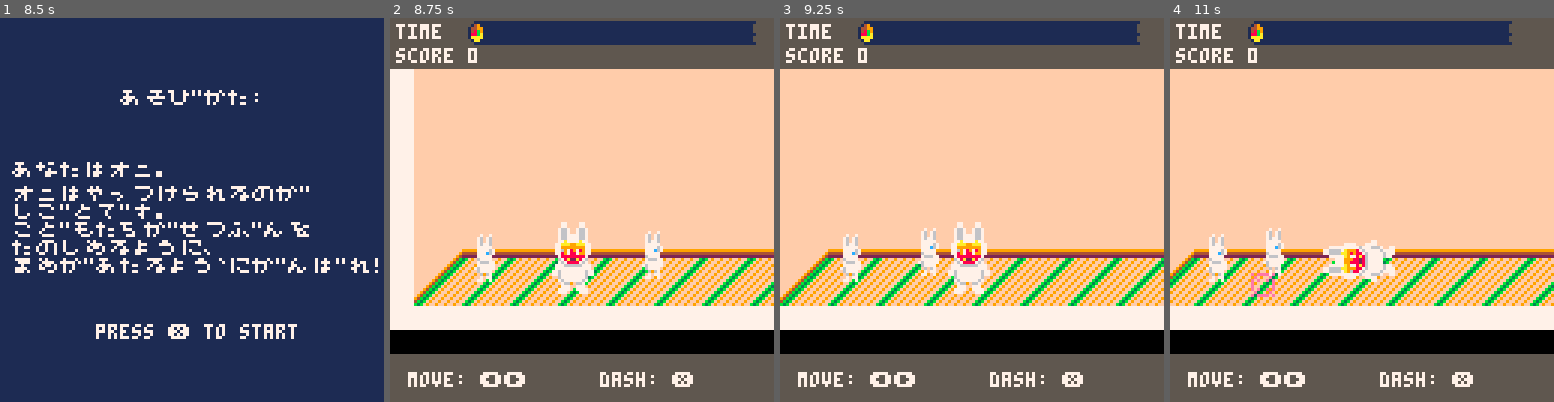
Above: before the commit, frames 1-4 (left to right).
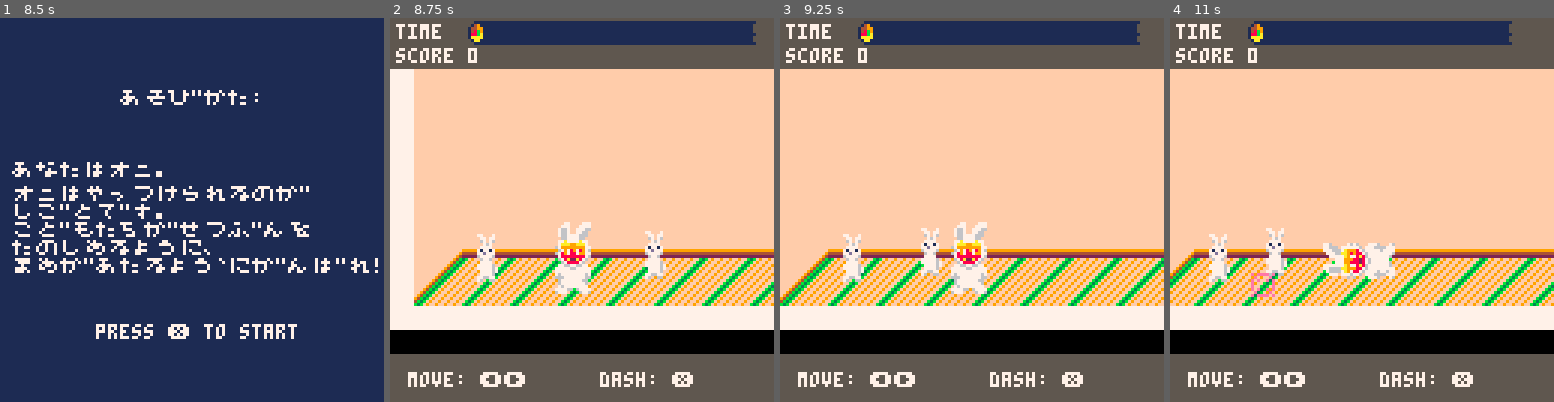
Above: after the commit, the same moments.

Repository: josiahp/setsubun
Game: PICO-8 cartridge setsubun.p8
Same seed, same stepped clock (60 frames per second), same inputs: the game is played once before the commit and once after it.
Inputs:
- Up to frame 1 (8.5 s): tap X (X key) at 0.33, 1.07, 1.85, 2.97, 4.08, 5.2, 6.32, 7.43 s; tap O (Z key) at 0.7, 1.7, 2.1, 2.5, 2.9, 3.3, 3.7, 4.1, 4.5, 4.9, 5.3, 5.7, 6.1, 6.5, 6.9, 7.3, 7.7, 8.1 s; hold Right 1.6-2.1 s; hold Up 2.15-2.42 s; hold Right 2.47-3.03 s; hold Left 3.08-3.58 s; hold Down 3.63-3.97 s; hold Right 4.02-4.68 s; hold Up 4.73-5.03 s; hold Left 5.08-5.68 s; hold Down 5.73-6.03 s; hold Right 6.08-6.58 s; hold Right 6.63-7.13 s; hold Up 7.18-7.45 s; hold Right 7.5-8.07 s; hold Left from 8.12 s (still down)
- Up to frame 2 (8.75 s): tap O (Z key) at 8.5 s; tap X (X key) at 8.55 s; release Left at 8.62 s; hold Down from 8.67 s (still down)
- Up to frame 3 (9.25 s): tap O (Z key) at 8.9 s; release Down at 9 s; hold Right from 9.05 s (still down)
- Up to frame 4 (11 s): tap O (Z key) every 0.4 s from 9.3 to 10.9 s; tap X (X key) at 9.67, 10.78 s; release Right at 9.72 s; hold Up 9.77-10.07 s; hold Left 10.12-10.72 s; hold Down from 10.77 s (still down)

Frame 1 is identical in both runs. In frame 2, 1.1% of the frame differs, in the area x 21-72%, y 53-72%; in frame 3, 1.1%; in frame 4, 1.1%.

Commit message:
feat: cute bunny sprites

Diff:
--- a/setsubun.p8
+++ b/setsubun.p8
@@ -914,7 +914,7 @@
 	end,
 
 	draw=function(k)
-		sspr(8,0,16,24,k.x-4,k.y-8,8,16)
+		spr(20,k.x-4,k.y-8,1,2)
 		if k.target then
 		k.target:draw()
 		end
Not shown, changed: 23 lines of the sprite sheet (__gfx__) section of setsubun.p8
